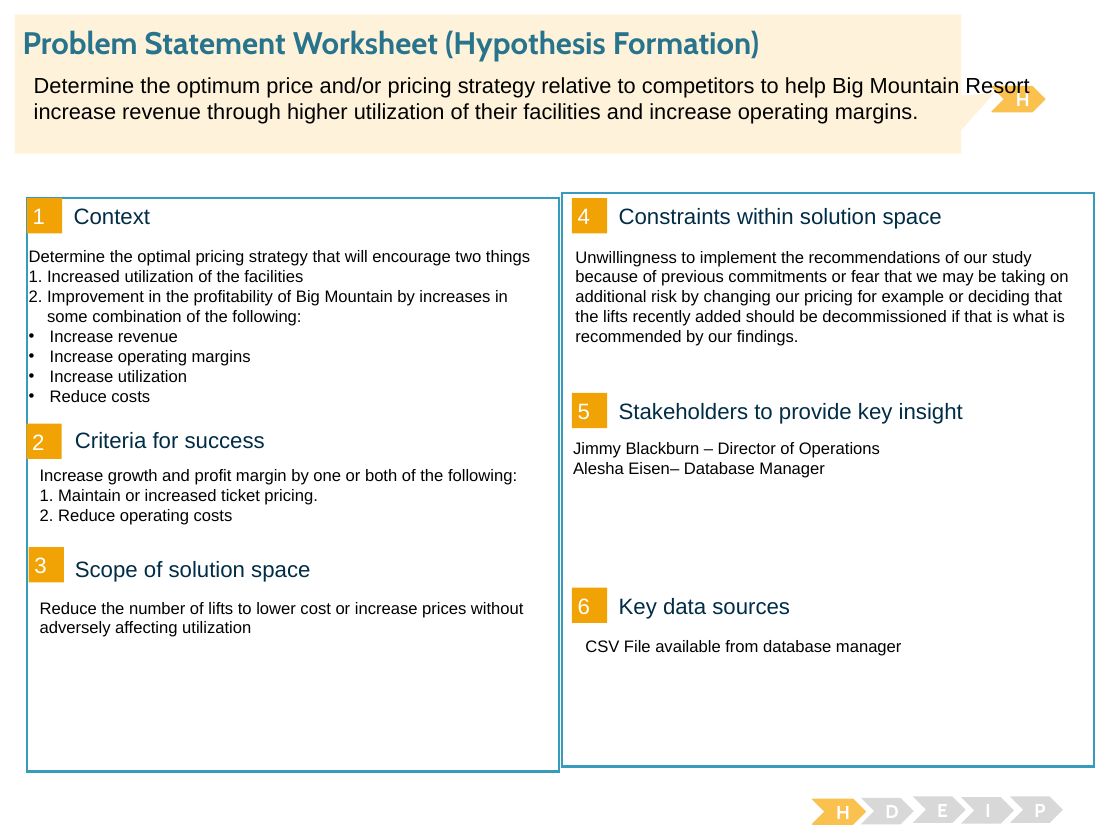
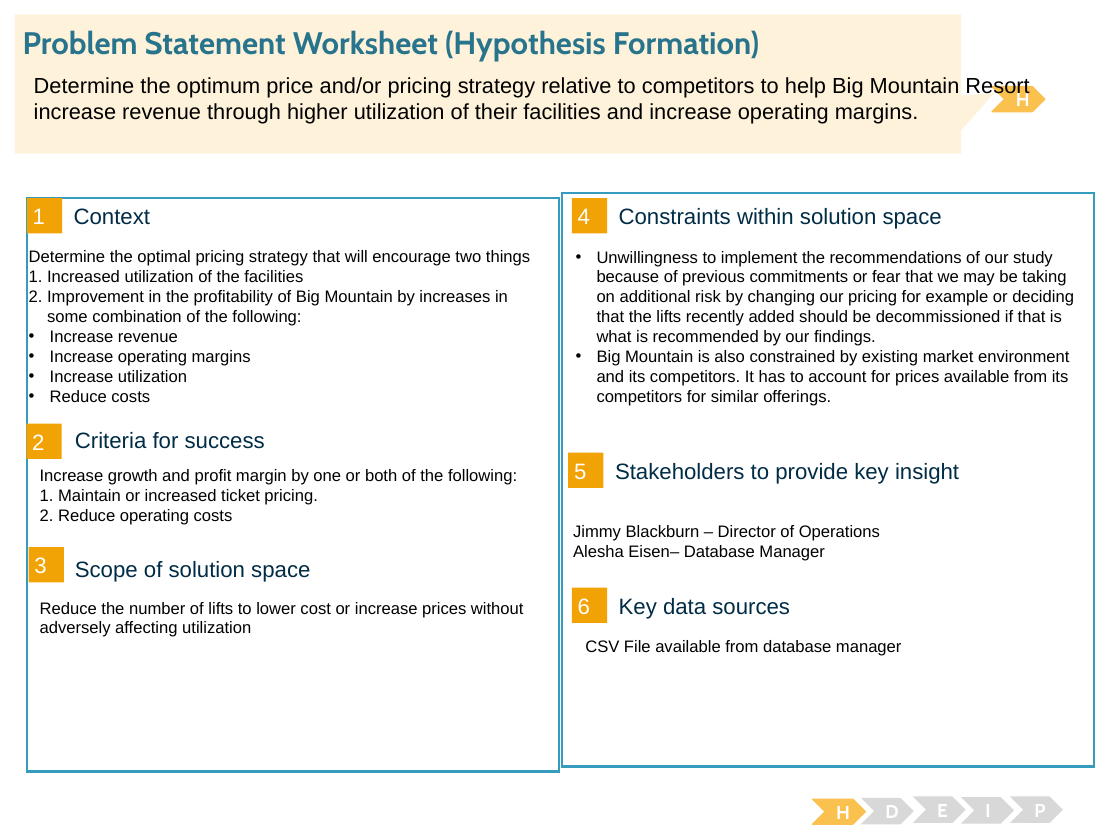
Before and after one commit to lestinj/DataScienceGuidedCapstone, a slide deck: slide 1 of Lestin Jackson PSW - Guided_Capstone.pptx. Drawn at 1120x840 pixels with LibreOffice and Linux fonts; fonts in the diff are those of the drawing. Boxes give left, top, right and bottom in pixels: in the first picture for what was removed or moved away, otherwise in the second. Text is boxed around its words. In the diff, an @@ line names an element or a change of style, - is before the commit and + after.

Commit message:
Updated Constraints

```diff
--- a/Lestin Jackson PSW - Guided_Capstone.pptx
+++ b/Lestin Jackson PSW - Guided_Capstone.pptx
@@ text at [597,251,1074,346]: bullet none to • @@
@@ text at [597,350,1069,406]: paragraph added @@
+• Big Mountain is also constrained by existing market environment and its competitors. It has to account for prices available from its competitors for similar offerings.
@@ rectangle "5": place and size @@
-rectangle "5" at [572,393,608,429]
+rectangle "5" at [568,452,604,488]
@@ text "Stakeholders to provide key insight": place and size @@
-text "Stakeholders to provide key insight" at [619,403,963,424]
+text "Stakeholders to provide key insight" at [615,463,959,484]
@@ text "Jimmy Blackburn – Director of ...": place and size @@
-text "Jimmy Blackburn – Director of ..." at [573,442,880,478]
+text "Jimmy Blackburn – Director of ..." at [573,525,880,561]
```
